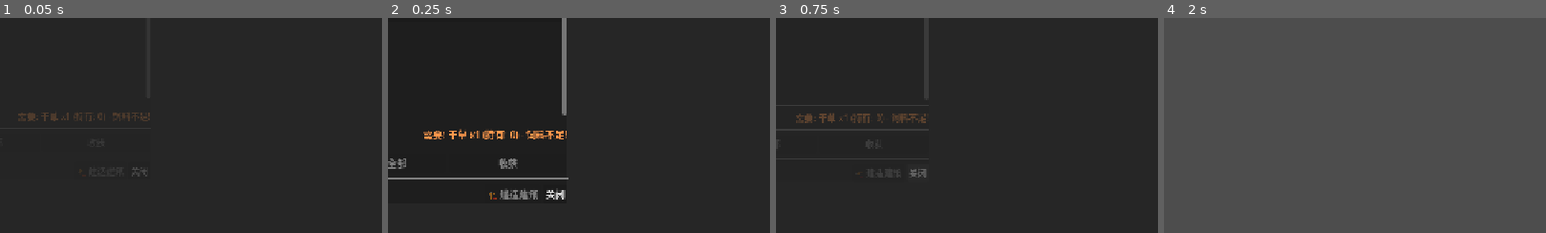
Above: before the commit, frames 1-4 (left to right).
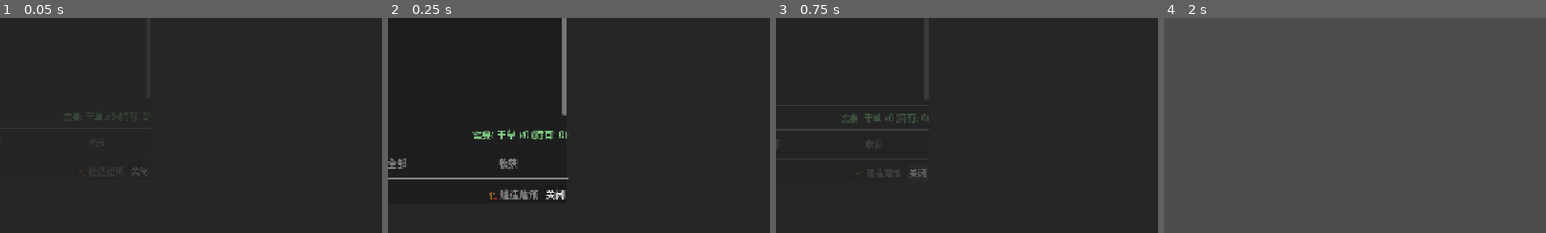
Above: after the commit, the same moments.

Repository: Nonastar/Back-to-Taoyuan
Game: Godot game, scene res://src/scenes/ui/AnimalHusbandryUI.tscn
Two runs of this game, one before a commit and one after it. Both use one fixed random seed, a clock stepped at 60 frames per second and the inputs below. This scene is started directly instead of the project's main scene.
Inputs (mouse positions are % of the whole screen's width and height, from its top left):
- Up to frame 1 (0.05 s): no input
- Up to frame 2 (0.25 s): no input
- Up to frame 3 (0.75 s): click "关闭" at 0.5 s
- Up to frame 4 (2 s): tap Enter (ui_accept) at 1.25, 1.52 s; move the mouse to (45, 70) at 1.27 s; hold Up (ui_up) from 1.28 s (still down); tap E (interact) at 1.35 s; click (45, 70) at 1.42 s
The pictures show only the part of the screen within x 50-100%, y 42-92%; the shares and areas given below are measured in that part.

The runs differ from the first frame. In frame 1, 0.5% of the frame differs, in the area x 4-40%, y 44-48%; in frame 2, 1.0%, in the area x 9-48%, y 51-57%; in frame 3, 0.8%; in frame 4, nothing differs.

Commit message:
fix(Sprint-5): 完善动物喂食消耗系统 (S5-T7)
AnimalHusbandrySystem:
- 修复 feed_animals() 批量喂养只扣1个干草的bug
- 现在按动物数量正确扣除饲料
- 添加 get_total_animals_to_feed() 计算待喂养数量
- 添加 get_total_feed_cost() 计算总喂养成本
- 添加 has_enough_feed() 检查饲料是否足够
- 返回值改为: >0成功数量, 0无动物, -1饲料不足

AnimalHusbandryUI:
- 使用 get_total_feed_cost() 显示总喂养成本
- 更新喂养按钮提示，显示需要多少干草

Co-Authored-By: Claude Sonnet 4.5 <noreply@anthropic.com>

Diff:
--- a/src/scripts/autoload/animal_husbandry_system.gd
+++ b/src/scripts/autoload/animal_husbandry_system.gd
@@ -371,32 +371,67 @@
 	print("[AnimalHusbandrySystem] Bought animal: " + str(animal_data.get("name", animal_id)))
 	return true
 
-## 喂养动物
+## 喂养动物 (批量喂养)
+## 返回: 喂养成功的动物数量，失败返回-1表示饲料不足
 func feed_animals() -> int:
+	## 计算需要喂养的动物数量
+	var total_animals = 0
+	for building in _buildings.values():
+		total_animals += building.get("animals", []).size()
+
+	if total_animals == 0:
+		return 0
+
+	## 检查饲料是否足够 (每只动物1个干草)
 	if InventorySystem and InventorySystem.has_method("get_item_count"):
 		var hay_count = InventorySystem.get_item_count("hay")
-		if hay_count < FEED_COST_HAY:
-			print("[AnimalHusbandrySystem] Not enough hay to feed animals")
-			return 0
-
-	## 消耗饲料
+		var total_cost = total_animals * FEED_COST_HAY
+		if hay_count < total_cost:
+			print("[AnimalHusbandrySystem] Not enough hay to feed all animals: need %d, have %d" % [total_cost, hay_count])
+			return -1
+
+	## 消耗饲料 (按动物数量)
 	if InventorySystem and InventorySystem.has_method("remove_item"):
-		InventorySystem.remove_item("hay", FEED_COST_HAY)
+		var total_cost = total_animals * FEED_COST_HAY
+		InventorySystem.remove_item("hay", total_cost)
 
 	## 重置所有动物的产出状态（喂养后可以产出）
+	var fed_count = 0
 	for building in _buildings.values():
 		var animals = building.get("animals", [])
 		for animal in animals:
 			animal["has_produced_today"] = false
+			fed_count += 1
 
 	animal_fed.emit("")
 	animal_state_changed.emit()
-	print("[AnimalHusbandrySystem] Fed all animals")
-	return FEED_COST_HAY
+	print("[AnimalHusbandrySystem] Fed %d animals, cost %d hay" % [fed_count, fed_count * FEED_COST_HAY])
+	return fed_count
 
 ## 检查是否有可喂养动物
 func has_animals_to_feed() -> bool:
 	return _buildings.size() > 0
+
+## 获取需要喂养的动物总数
+func get_total_animals_to_feed() -> int:
+	var total = 0
+	for building in _buildings.values():
+		var animals = building.get("animals", [])
+		for animal in animals:
+			if not animal.get("fed_today", false) and not animal.get("is_sick", false):
+				total += 1
+	return total
+
+## 获取总喂养成本 (干草数量)
+func get_total_feed_cost() -> int:
+	return get_total_animals_to_feed() * FEED_COST_HAY
+
+## 检查是否有足够的饲料喂养所有动物
+func has_enough_feed() -> bool:
+	if InventorySystem and InventorySystem.has_method("get_item_count"):
+		var hay_count = InventorySystem.get_item_count("hay")
+		return hay_count >= get_total_feed_cost()
+	return false
 
 ## 收获所有产物（带品质计算）
 ## 遍历所有待收获产物，使用品质计算添加到背包
--- a/src/scripts/ui/animal_husbandry_ui.gd
+++ b/src/scripts/ui/animal_husbandry_ui.gd
@@ -512,7 +512,7 @@
 
 	# 获取饲料数量
 	var hay_count = InventorySystem.get_item_count("hay") if InventorySystem else 0
-	var feed_cost = AnimalHusbandrySystem.FEED_COST_HAY if AnimalHusbandrySystem else 1
+	var feed_cost = AnimalHusbandrySystem.get_total_feed_cost() if AnimalHusbandrySystem else 1
 	var has_enough_hay = hay_count >= feed_cost
 
 	# 获取脏乱状态
@@ -667,17 +667,15 @@
 	if not AnimalHusbandrySystem:
 		return
 
-	var fed_count = 0
-	var all_animals = AnimalHusbandrySystem.get_all_animals_with_friendship()
-	for animal in all_animals:
-		if not animal.get("fed_today", false) and not animal.get("is_sick", false):
-			if AnimalHusbandrySystem.feed_single_animal(animal.get("unique_id", "")):
-				fed_count += 1
-
-	if fed_count > 0:
-		_show_notification("喂养了 %d 只动物!" % fed_count)
-	else:
-		_show_notification("没有需要喂养的动物（或饲料不足/生病中）")
+	## 使用批量喂养函数
+	var result = AnimalHusbandrySystem.feed_animals()
+
+	if result > 0:
+		_show_notification("喂养了 %d 只动物!" % result)
+	elif result == 0:
+		_show_notification("没有需要喂养的动物")
+	else:
+		_show_notification("饲料不足! 需要 %d 个干草" % AnimalHusbandrySystem.get_total_feed_cost())
 
 func _on_pet_all_pressed() -> void:
 	if not AnimalHusbandrySystem:
